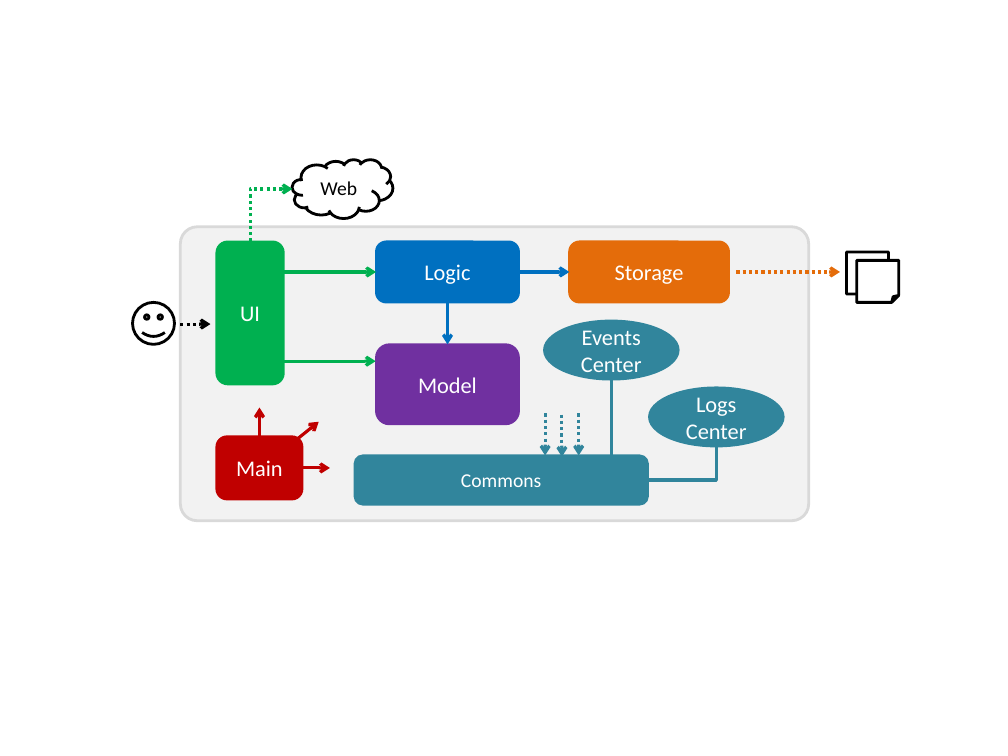
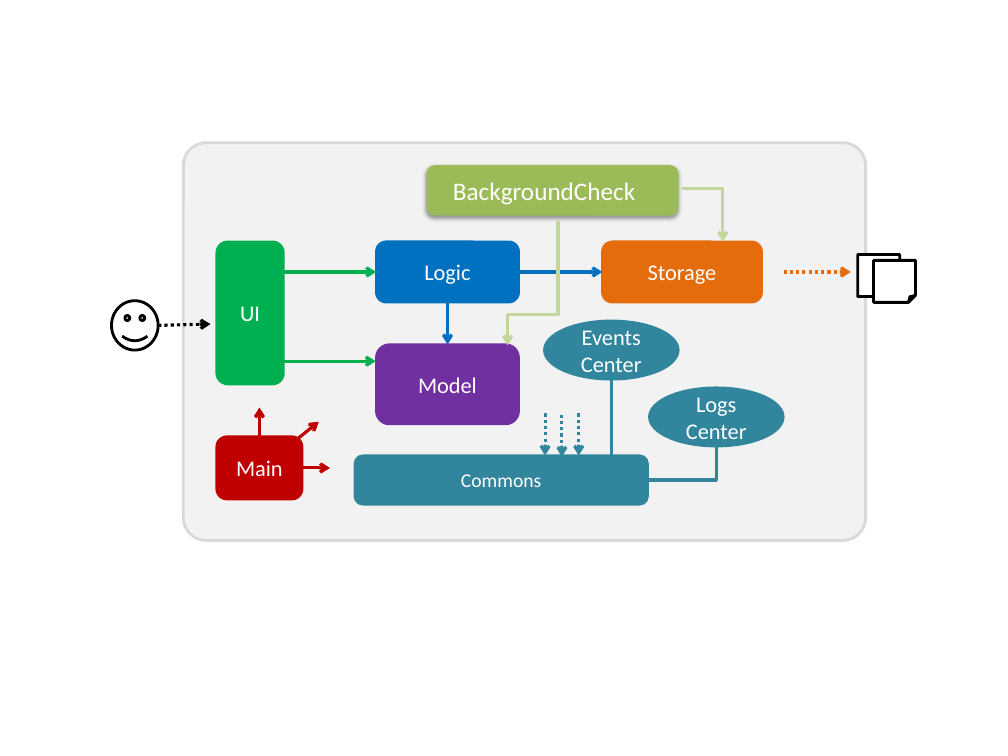
Before and after one commit to CS2103AUG2016-W14-C2/main, a slide deck: slide 2 of docs/diagrams/Diagrams(CS2103T - V0.3).pptx. Drawn at 1008x756 pixels with LibreOffice and Linux fonts; fonts in the diff are those of the drawing. Boxes give left, top, right and bottom in pixels: in the first picture for what was removed or moved away, otherwise in the second. Text is boxed around its words. In the diff, an @@ line names an element or a change of style, - is before the commit and + after.

```diff
--- a/docs/diagrams/Diagrams(CS2103T - V0.3).pptx
+++ b/docs/diagrams/Diagrams(CS2103T - V0.3).pptx
@@ rounded rectangle: place and size @@
-rounded rectangle at bbox=[180, 227, 808, 521]
+rounded rectangle at bbox=[183, 143, 866, 540]
@@ cloud removed at bbox=[292, 159, 393, 218] @@
-Web
@@ rounded rectangle added at bbox=[426, 165, 678, 216], fill #9BBB59 @@
@@ elbow arrow removed from (250, 242) to (292, 190) @@
@@ text added at bbox=[453, 182, 635, 205], 18 pt, text #FFFFFF @@
+BackgroundCheck
@@ elbow arrow added from (682, 188) to (723, 242), #C3D69B 2.25 pt @@
@@ elbow arrow added from (558, 221) to (508, 346), #C3D69B 2.25 pt @@
@@ rounded rectangle "Storage": place and size @@
-rounded rectangle "Storage" at bbox=[570, 242, 729, 302]
+rounded rectangle "Storage" at bbox=[602, 242, 761, 302]
@@ folded corner: place and size @@
-folded corner at bbox=[847, 252, 889, 294]
+folded corner at bbox=[858, 255, 900, 297]
@@ folded corner: place and size @@
-folded corner at bbox=[857, 260, 899, 302]
+folded corner at bbox=[874, 260, 916, 302]
@@ arrow moved from (519, 272) - (570, 272) to (519, 272) - (602, 272) @@
@@ arrow moved from (737, 272) - (840, 272) to (783, 272) - (851, 272) @@
@@ smiley face: place and size @@
-smiley face at bbox=[132, 302, 174, 345]
+smiley face at bbox=[112, 300, 158, 350]
@@ arrow moved from (180, 325) - (211, 325) to (158, 326) - (211, 325) @@
```
Also in this commit, not shown: 2 other slides changed, 2 slides added, 1 slide removed, 6 other files.
